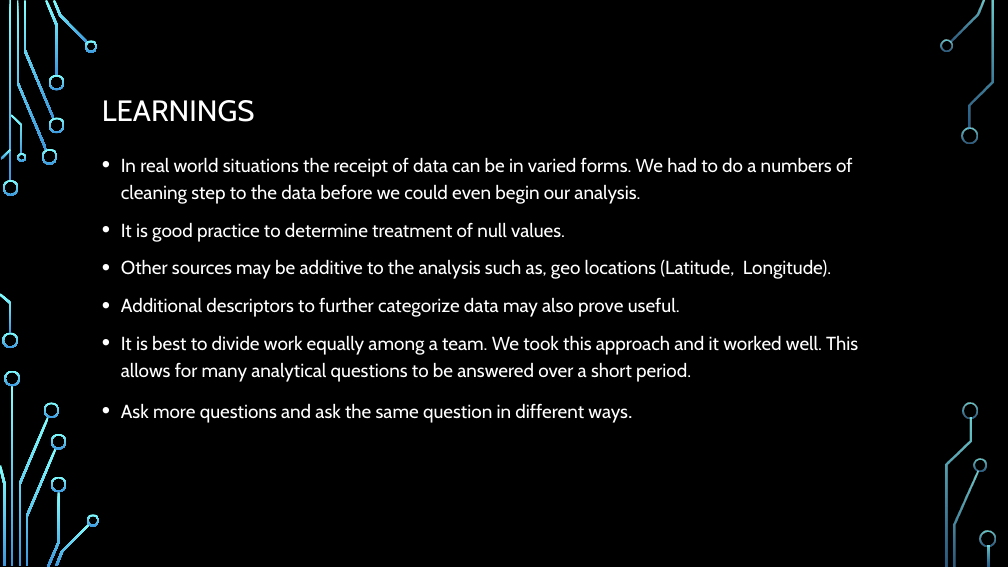
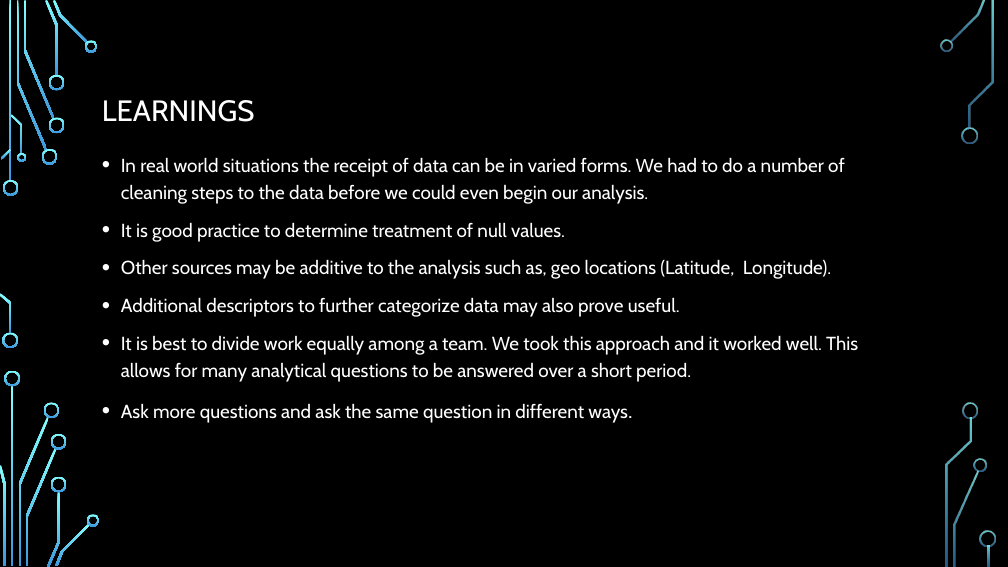
Before and after one commit to kjwunderlich/project-one---sphinx, a slide deck: slide 13 of Team_Sphinx_Presentation_20181011.pptx. Drawn at 1008x567 pixels with LibreOffice and Linux fonts; fonts in the diff are those of the drawing; background and template pictures are left out. Boxes give left, top, right and bottom in pixels: in the first picture for what was removed or moved away, otherwise in the second. Text is boxed around its words. In the diff, an @@ line names an element or a change of style, - is before the commit and + after.

```diff
--- a/Team_Sphinx_Presentation_20181011.pptx
+++ b/Team_Sphinx_Presentation_20181011.pptx
@@ text at (x1=121, y1=157, x2=845, y2=204): text changed @@
-• In real world situations the receipt of data can be in varied forms. We had to do a numbers of cleaning step to the data before we could even begin our analysis.
+• In real world situations the receipt of data can be in varied forms. We had to do a number of cleaning steps to the data before we could even begin our analysis.
```
Also in this commit, not shown: 1 other slide changed.
